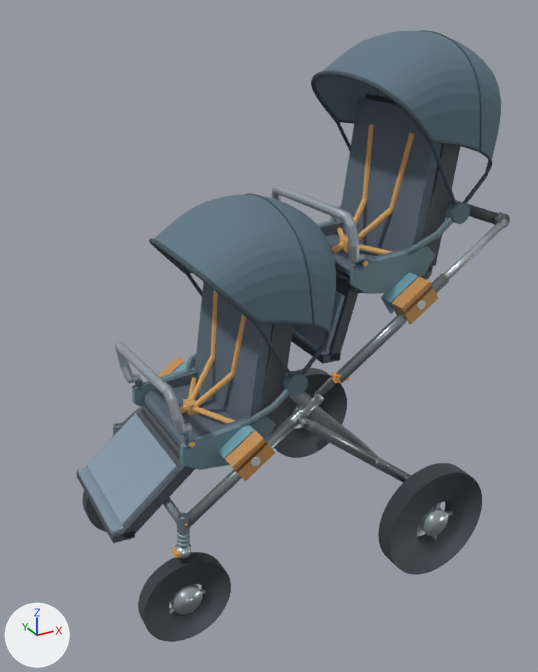
The glTF model models/double_cabin/D02_w650_state1_wheel_L.glb, before and after one commit.
Before and after are seen from a camera (50 mm lens) standing at (-0.482, -1.798, 1.632) and looking at (0.489, -0.031, 0.749). Every picture has the same lights, and +X, +Y and +Z are marked at lower left. The older version comes first. Where no turn or scale is listed for an object, it has been applied to the vertices. Vertices at exactly the same position are counted once.

The first picture shows 'D02_Front', 'D02_Front_Backrest', 'D02_Front_Canopy', 'D02_Front_CanopyHinges', 'D02_Front_CanopyStay', 'D02_Front_FullGuard', 'D02_Front_Legrest', 'D02_Front_Shell', 'D02_Front_ShoulderStraps', 'D02_Rear', 'D02_Rear_Backrest', 'D02_Rear_Canopy', 'D02_Rear_CanopyHinges', 'D02_Rear_CanopyStay', 'D02_Rear_Legrest', 'FL_tire.008', 'RL_tire.008', 'RR_tire.008' and 30 more.
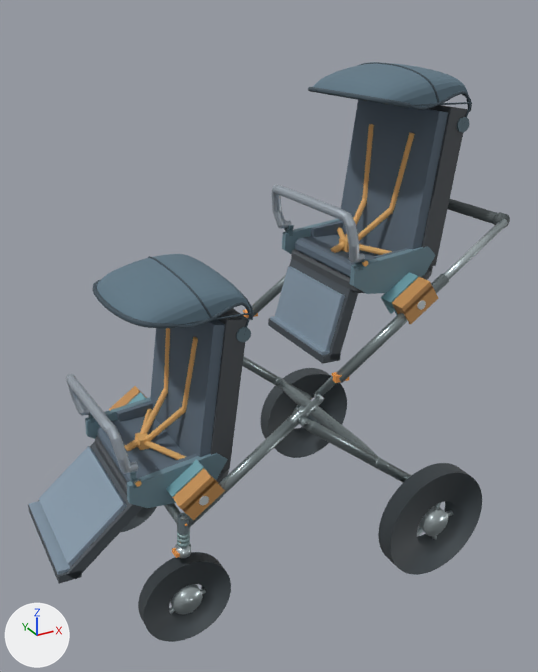
Commit message: Mount D02 canopies to the backrests and relocate front receivers

Where the change shows, as pixel boxes (x1, y1, x2, y2) in the pictures (538 x 672 px):
'D02_Front_Canopy', reshaped, moved (14% narrower, 56% shorter)
    before: (149, 193, 336, 378)
    after: (92, 254, 253, 335)
'D02_Rear_Canopy', reshaped, moved (14% narrower, 66% shorter)
    before: (311, 30, 501, 206)
    after: (308, 62, 472, 121)
'D02_Front_Backrest', moved
    before: (195, 282, 294, 434)
    after: (150, 308, 248, 470)
'D02_Front_Legrest', moved
    before: (77, 409, 195, 543)
    after: (28, 441, 143, 584)
'D02_Front', moved
    before: (132, 356, 276, 481)
    after: (85, 386, 228, 520)
'D02_Front_Shell', moved
    before: (135, 370, 271, 468)
    after: (88, 401, 229, 496)
'D02_Front_FullGuard', moved
    before: (115, 341, 192, 435)
    after: (66, 374, 138, 474)
'D02_Front_ShoulderStraps', moved
    before: (189, 290, 246, 407)
    after: (141, 328, 198, 441)
'D02_Front_CanopyHinges', reshaped, moved
    before: (283, 371, 308, 396)
    after: (236, 327, 251, 342)
'D02_Rear_CanopyHinges', reshaped, moved
    before: (446, 201, 470, 224)
    after: (457, 117, 470, 133)
'D02_Front_CanopyStay', deleted
    before: (185, 353, 291, 427)
'D02_Rear_CanopyStay', deleted
    before: (330, 205, 453, 255)
part 1 of me_d02_front_canopy, added
    after: (92, 254, 253, 335)
part 2 of me_d02_front_canopy, deleted
    before: (149, 193, 336, 378)
'D02_Rear_Legrest', unchanged, uncovered by the edit
    before: (291, 283, 358, 364)
    after: (268, 258, 358, 364)

The change, as a diff of the scene's bpy script:
```diff
--- a/models/double_cabin/D02_w650_state1_wheel_L.glb.py
+++ b/models/double_cabin/D02_w650_state1_wheel_L.glb.py
@@ me_d02_front_canopy @@
 # used by ob_d02_front_canopy; parent = ob_d02_front_canopycarrier; location = (0.0, 0.0, 0.0)
-me_d02_front_canopy.from_pydata(...)  # 1527 vertices, 2960 faces; spans x -0.308..0.13, y -0.24..0.24, z -0.454..0.026
+me_d02_front_canopy.from_pydata(...)  # 1543 vertices, 3008 faces; spans x -0.17..0.179, y -0.202..0.202, z 0.388..0.559
+# me_d02_front_canopy part 1: 1543 vertices added at x -0.17..0.179, y -0.202..0.202, z 0.388..0.559
+# me_d02_front_canopy part 2: 1527 vertices removed from x -0.308..0.13, y -0.24..0.24, z -0.454..0.026
 me_d02_front_canopy.materials.append(mat_d02_canopy)
@@ me_d02_front_canopyhinges @@
 # used by ob_d02_front_canopyhinges; parent = ob_d02_front_canopycarrier; location = (0.0, 0.0, 0.0)
-me_d02_front_canopyhinges.from_pydata(...)  # 52 vertices, 96 faces; spans x -0.031..0.031, y -0.237..0.237, z -0.481..-0.419
+me_d02_front_canopyhinges.from_pydata(...)  # 52 vertices, 96 faces; spans x 0.11..0.152, y -0.202..0.202, z 0.368..0.41
+# me_d02_front_canopyhinges part 3: the loose piece of 26 vertices spanning x -0.031..0.031, y -0.237..-0.205, z -0.481..-0.419 is scaled about its middle by (0.677, 0.687, 0.677), then moved by (0.131, 0.03, 0.839)
+# other edits to the shape of me_d02_front_canopyhinges do not show in these pictures
 me_d02_front_canopyhinges.materials.append(mat_d02_canopy_stay)
@@ me_d02_rear_canopy @@
 # used by ob_d02_rear_canopy; parent = ob_d02_rear_canopycarrier; location = (0.0, 0.0, 0.0)
-me_d02_rear_canopy.from_pydata(...)  # 1527 vertices, 2960 faces; spans x -0.308..0.13, y -0.24..0.24, z -0.004..0.476
+me_d02_rear_canopy.from_pydata(...)  # 1543 vertices, 3008 faces; spans x -0.17..0.179, y -0.202..0.202, z 0.388..0.559
+# me_d02_rear_canopy part 4: 1527 vertices removed from x -0.308..0.13, y -0.24..0.24, z -0.004..0.476; 1543 vertices added at x -0.17..0.179, y -0.202..0.202, z 0.388..0.559
 me_d02_rear_canopy.materials.append(mat_d02_canopy)
@@ me_d02_rear_canopyhinges @@
 # used by ob_d02_rear_canopyhinges; parent = ob_d02_rear_canopycarrier; location = (0.0, 0.0, 0.0)
-me_d02_rear_canopyhinges.from_pydata(...)  # 52 vertices, 96 faces; spans x -0.031..0.031, y -0.237..0.237, z -0.031..0.031
+me_d02_rear_canopyhinges.from_pydata(...)  # 52 vertices, 96 faces; spans x 0.11..0.152, y -0.202..0.202, z 0.368..0.41
+# me_d02_rear_canopyhinges part 5: the loose piece of 26 vertices spanning x -0.031..0.031, y -0.237..-0.205, z -0.031..0.031 is scaled about its middle by (0.677, 0.687, 0.677), then moved by (0.131, 0.03, 0.389)
+# other edits to the shape of me_d02_rear_canopyhinges do not show in these pictures
 me_d02_rear_canopyhinges.materials.append(mat_d02_canopy_stay)
@@ ob_d02_front @@
 ob_d02_front = bpy.data.objects.new('D02_Front', me_d02_front)
-ob_d02_front.location = (0.307, 0.0, 0.513)
+ob_d02_front.location = (0.153, 0.0, 0.441)
 ob_d02_front.rotation_euler = (0.0, 0.057, 0.0)  # degrees (0, 3.3, 0)
@@ ob_d02_front_fullguard @@
 ob_d02_front_fullguard = bpy.data.objects.new('D02_Front_FullGuard', me_d02_front_fullguard)
-ob_d02_front_fullguard.location = (0.133, -0.198, 0.619)
+ob_d02_front_fullguard.location = (-0.022, -0.198, 0.548)
@@ ob_d02_front_canopy @@
 ob_d02_front_canopy = bpy.data.objects.new('D02_Front_Canopy', me_d02_front_canopy)
-ob_d02_front_canopy.parent = ob_d02_front_canopycarrier
+ob_d02_front_canopy.parent = ob_d02_front_backrest
 ob_d02_front_canopy.location = (0.0, 0.0, 0.0)
@@ ob_d02_front_canopyhinges @@
 ob_d02_front_canopyhinges = bpy.data.objects.new('D02_Front_CanopyHinges', me_d02_front_canopyhinges)
-ob_d02_front_canopyhinges.parent = ob_d02_front_canopycarrier
+ob_d02_front_canopyhinges.parent = ob_d02_front_backrest
 ob_d02_front_canopyhinges.location = (0.0, 0.0, 0.0)
@@ ob_d02_front_canopystay @@
-ob_d02_front_canopystay = bpy.data.objects.new('D02_Front_CanopyStay', me_d02_front_canopystay)
@@ ob_d02_front_legrest @@
 ob_d02_front_legrest = bpy.data.objects.new('D02_Front_Legrest', me_d02_front_legrest)
-ob_d02_front_legrest.location = (0.162, 0.0, 0.48)
+ob_d02_front_legrest.location = (0.007, 0.0, 0.409)
@@ ob_d02_front_shoulderstraps @@
 ob_d02_front_shoulderstraps = bpy.data.objects.new('D02_Front_ShoulderStraps', me_d02_front_shoulderstraps)
-ob_d02_front_shoulderstraps.location = (0.298, 0.0, 0.363)
+ob_d02_front_shoulderstraps.location = (0.144, 0.0, 0.292)
@@ ob_d02_rear_canopy @@
 ob_d02_rear_canopy = bpy.data.objects.new('D02_Rear_Canopy', me_d02_rear_canopy)
-ob_d02_rear_canopy.parent = ob_d02_rear_canopycarrier
+ob_d02_rear_canopy.parent = ob_d02_rear_backrest
 ob_d02_rear_canopy.location = (0.0, 0.0, 0.0)
@@ ob_d02_rear_canopyhinges @@
 ob_d02_rear_canopyhinges = bpy.data.objects.new('D02_Rear_CanopyHinges', me_d02_rear_canopyhinges)
-ob_d02_rear_canopyhinges.parent = ob_d02_rear_canopycarrier
+ob_d02_rear_canopyhinges.parent = ob_d02_rear_backrest
 ob_d02_rear_canopyhinges.location = (0.0, 0.0, 0.0)
@@ ob_d02_rear_canopystay @@
-ob_d02_rear_canopystay = bpy.data.objects.new('D02_Rear_CanopyStay', me_d02_rear_canopystay)
```
